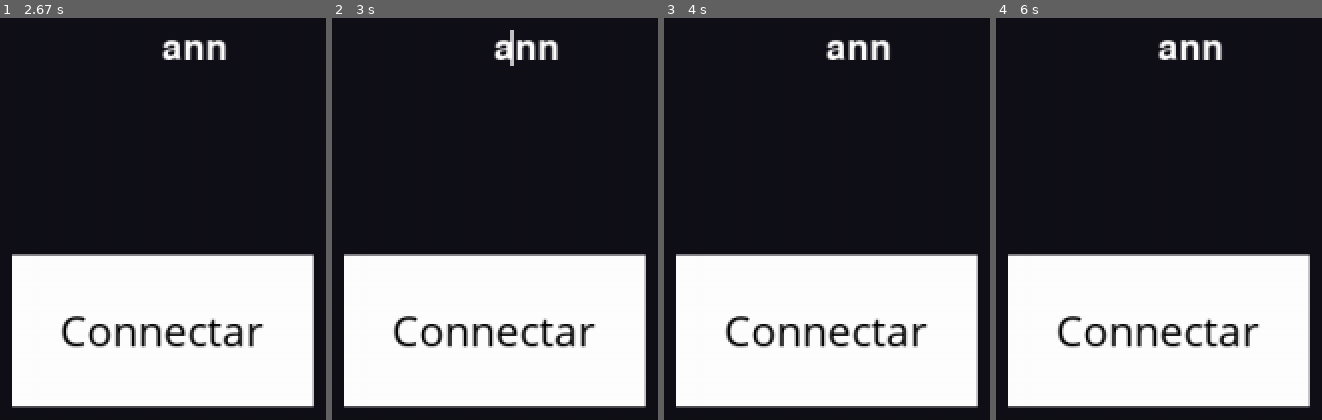
Above: before the commit, frames 1-4 (left to right).
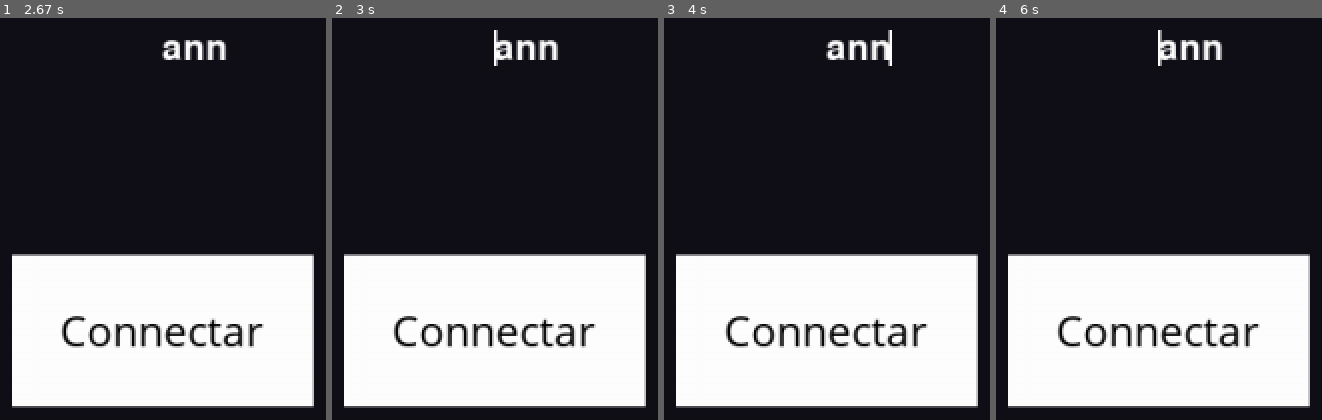
Above: after the commit, the same moments.

Repository: joaogabrielsg/chinese-checkers
Game: pygame game, started from app.py
Same seed, same stepped clock (60 frames per second), same inputs: the game is played once before the commit and once after it.
Inputs:
- Up to frame 1 (2.67 s): click "Connectar" at 0.38 s; hold Right 0.67-1.13 s; type "ann" at 1.77 s; tap Enter at 2.1 s; hold Left from 2.33 s (still down)
- Up to frame 2 (3 s): release Left at 2.87 s; hold Left from 2.9 s (still down)
- Up to frame 3 (4 s): release Left at 3.3 s; hold Right 3.33-3.97 s
- Up to frame 4 (6 s): hold Left 4-4.47 s; hold Right 4.5-4.97 s; hold Right 5-5.47 s; hold Left from 5.5 s (still down)

Frame 1 is identical in both runs. In frame 2, 0.2% of the frame differs, in the area x 49-56%, y 2-12%; in frame 3, 0.1%; in frame 4, 0.1%.

Commit message:
Fix event handler

Diff:
--- a/components/button.py
+++ b/components/button.py
@@ -10,6 +10,16 @@
         self.title = title
         self.onClick = onClick
 
+        self.vertices = [(position[0] - size, position[1] - size / 2),
+                         (position[0] - size, position[1] + size / 2),
+                         (position[0] + size, position[1] + size / 2),
+                         (position[0] + size, position[1] - size / 2)]
+
+        font = pygame.font.SysFont('Comic Sans MS', 30)
+        self.text = font.render(self.title, True, (0, 0, 0))
+        self.textRect = self.text.get_rect()
+        self.textRect.center = self.position
+
     def set_color(self, new_color):
         self.color = new_color
 
@@ -20,18 +30,5 @@
         self.onClick()
 
     def render(self, screen):
-        position = self.get_position()
-        size = self.size
-        vertices = [(position[0] - size, position[1] - size / 2),
-                    (position[0] - size, position[1] + size / 2),
-                    (position[0] + size, position[1] + size / 2),
-                    (position[0] + size, position[1] - size / 2)]
-
-        pygame.draw.polygon(screen, self.color, vertices)
-
-        font = pygame.font.SysFont('Comic Sans MS', 30)
-        text = font.render(self.title, True, (0, 0, 0))
-        textRect = text.get_rect()
-        textRect.center = self.position
-
-        screen.blit(text, textRect)
+        pygame.draw.polygon(screen, self.color, self.vertices)
+        screen.blit(self.text, self.textRect)
--- a/components/text_input.py
+++ b/components/text_input.py
@@ -9,12 +9,17 @@
         self.textinput = TextInputCustom(text_color=(255, 255, 255), cursor_color=(255, 255, 255))
         self.position = position
 
+        self.text = ''
+
     def on_click(self):
         pass
 
+    def get_text(self):
+        return self.text
+
     def update(self, screen, events):
-        print(events)
         self.textinput.update(events)
+        self.text = self.textinput.get_text()
 
     def render(self, screen):
         screen.blit(self.textinput.get_surface(), self.position)
--- a/containers/start_connection.py
+++ b/containers/start_connection.py
@@ -10,12 +10,13 @@
         self.position = position
         self.cells = []
 
+        self.text_input = TextInput((self.position[0], self.position[1] - 100), 100)
+
     def on_connect(self):
-        print('Clicou')
+        print('==========')
+        print(self.text_input.get_text())
 
     def render(self, game):
-        button = Button((self.position[0], self.position[1] + 100), 100, 'Connectar', self.on_connect)
-        text_input = TextInput((self.position[0], self.position[1] - 100), 100)
-
-        game.add_component(text_input)
-        game.add_component(button)
+        self.button = Button((self.position[0], self.position[1] + 100), 100, 'Connectar', self.on_connect)
+        game.add_component(self.text_input)
+        game.add_component(self.button)
--- a/game/game.py
+++ b/game/game.py
@@ -19,7 +19,9 @@
         pygame.display.set_caption(title)
 
     def __handle_events(self):
-        for event in pygame.event.get():
+        events = pygame.event.get()
+        self.__components_update(events)
+        for event in events:
             if event.type in (KEYDOWN, KEYUP):
                 k = event.key
 
@@ -40,8 +42,7 @@
         for component in self.components:
             component.render(self.screen)
 
-    def __components_update(self):
-        events = pygame.event.get()
+    def __components_update(self, events):
         for component in self.components:
             component.update(self.screen, events)
 
@@ -54,12 +55,11 @@
             # clock.tick(1000 / dt)
 
             self.screen.fill(self.background_color)
-            self.__components_update()
             self.__handle_events()
             self.__components_render()
 
             # ao fim do desenho temos que trocar o front buffer e o back buffer
-            # pygame.display.flip()
+            pygame.display.flip()
 
             # print("FPS: %0.2f" % clock.get_fps())
 
